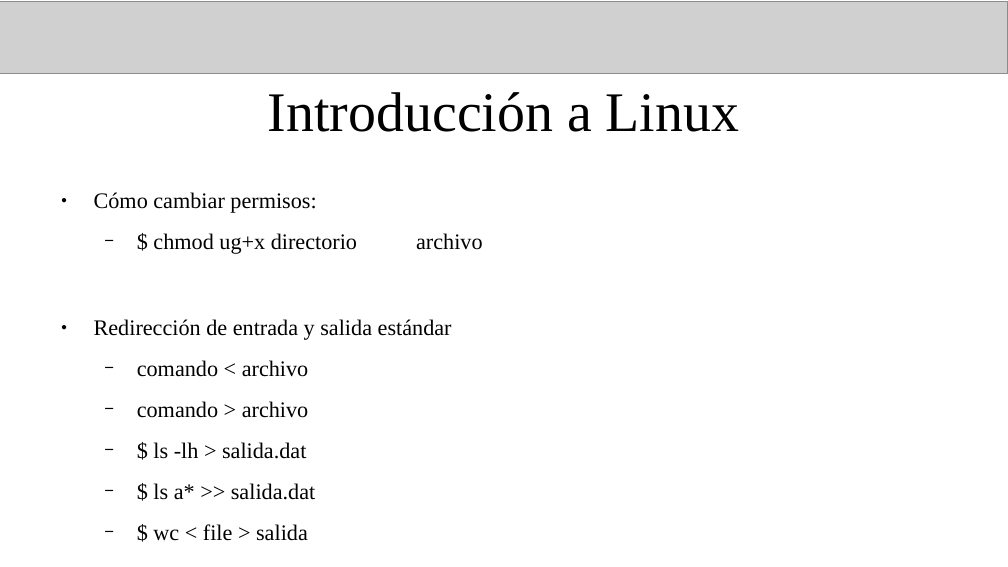
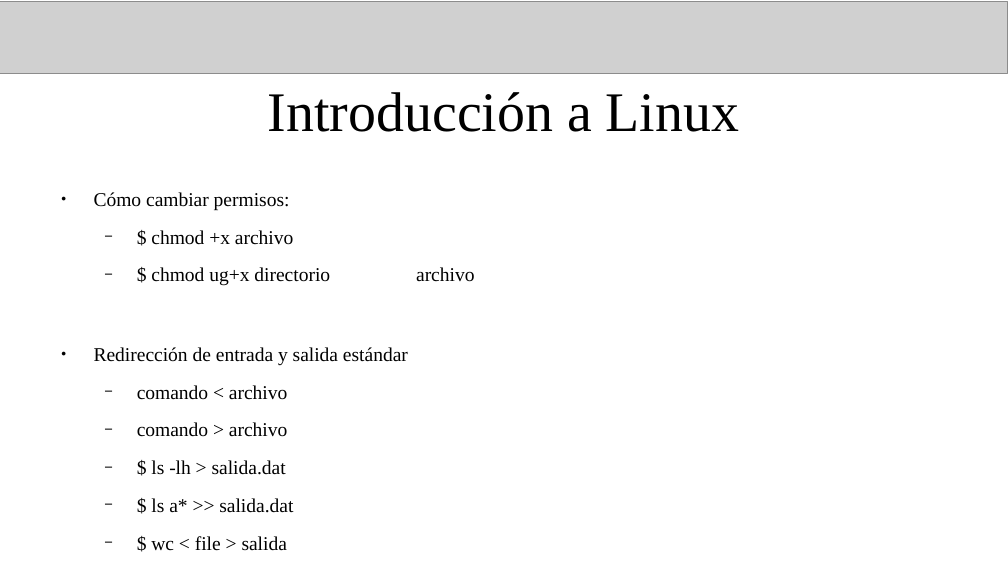
Before and after one commit to fiscompunipamplona/unidad1_IntroLinux, a slide deck: slide 10 of clases/clase-introLinux_1.odp. Drawn at 1008x567 pixels with LibreOffice and Linux fonts; fonts in the diff are those of the drawing; grey boxes stand for pictures. Boxes give left, top, right and bottom in pixels: in the first picture for what was removed or moved away, otherwise in the second. Text is boxed around its words. In the diff, an @@ line names an element or a change of style, - is before the commit and + after.

```diff
--- a/clases/clase-introLinux_1.odp
+++ b/clases/clase-introLinux_1.odp
@@ text at (94,192,408,551): size 17.5 to 15.4 pt @@
@@ text at (151,230,293,245): paragraph added @@
+  − $ chmod +x archivo
```
Also in this commit, not shown: 2 other slides changed, 7 slides added, 8 other files.
